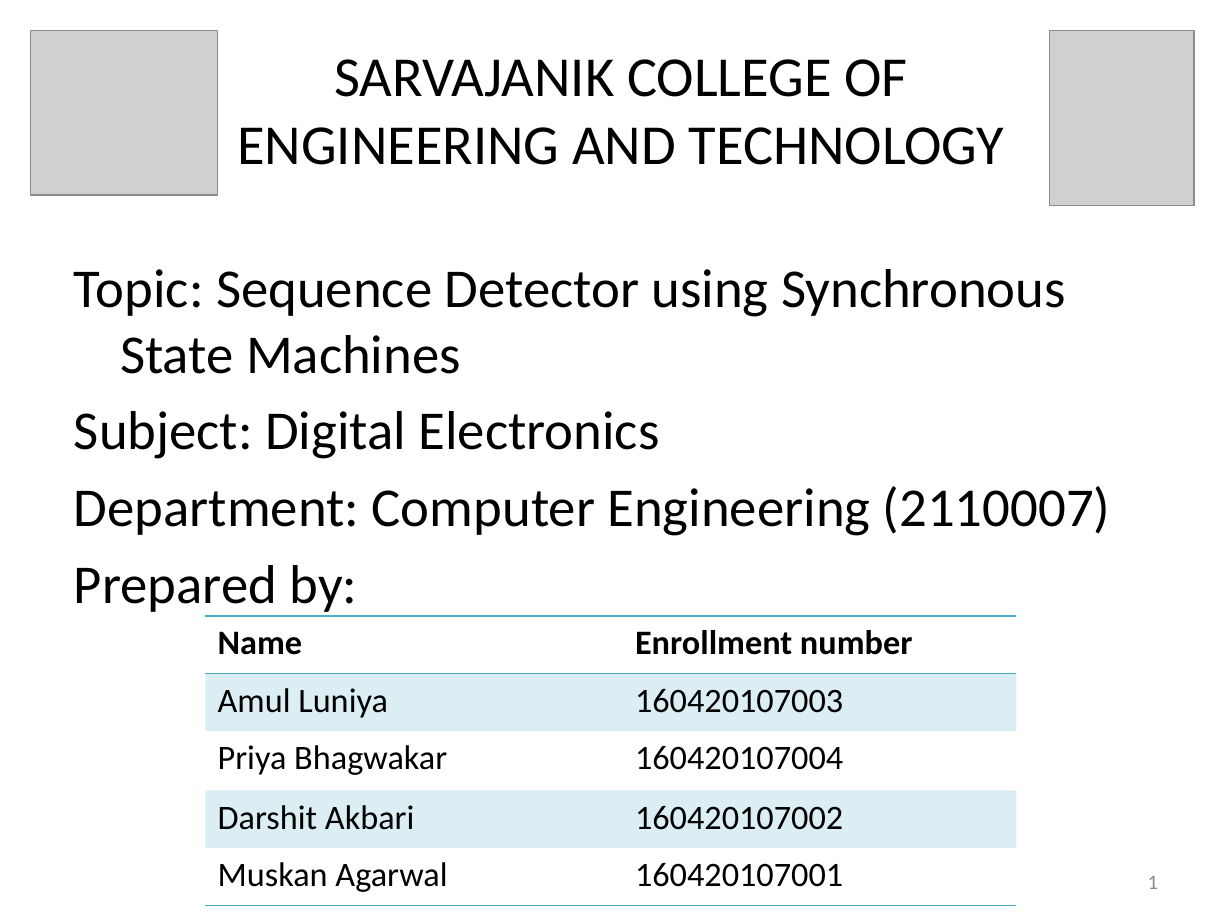
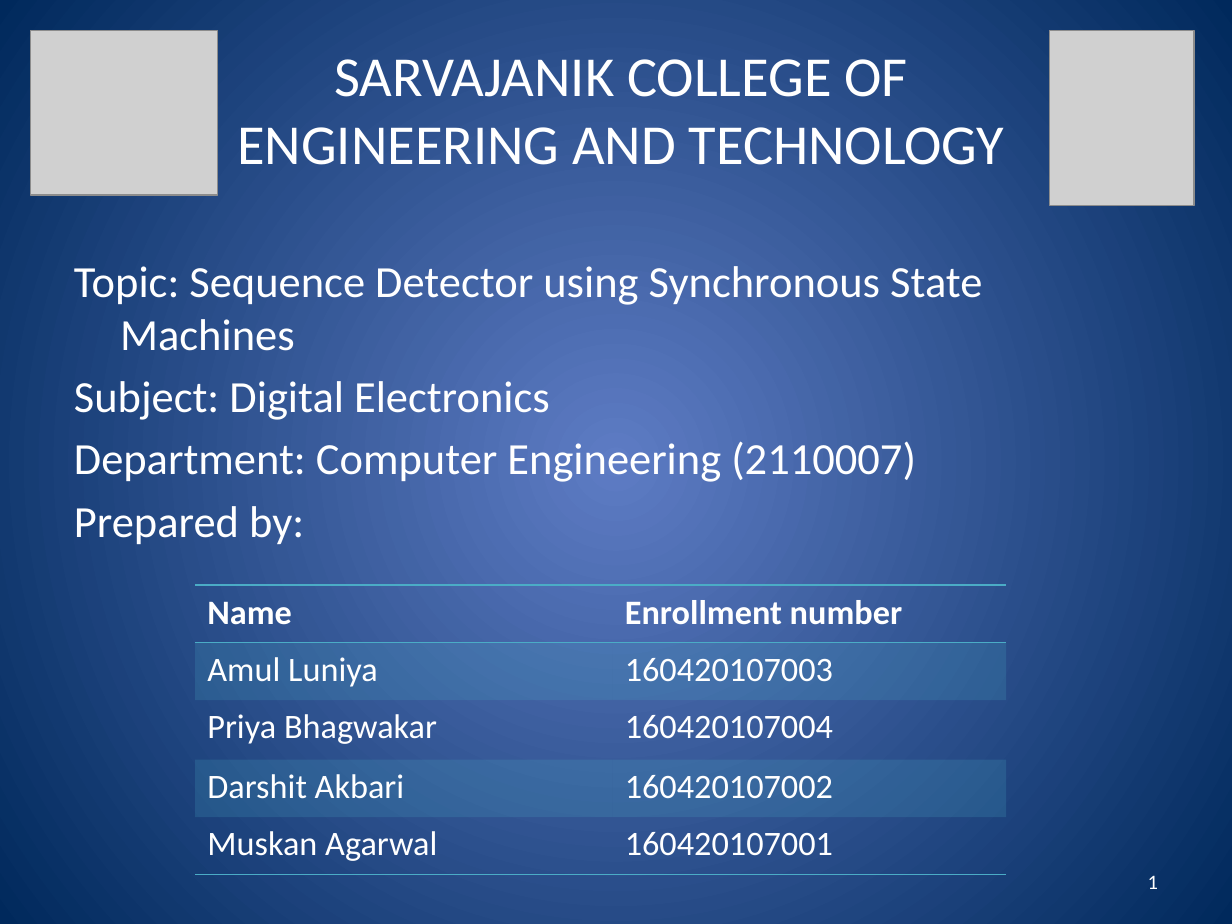
Before and after one commit to Amul01/Presentations, a slide deck: slide 1 of SDuSSM.pptx. Drawn at 1232x924 pixels with LibreOffice and Linux fonts; fonts in the diff are those of the drawing; grey boxes stand for pictures. Boxes give left, top, right and bottom in pixels: in the first picture for what was removed or moved away, otherwise in the second. Text is boxed around its words. In the diff, an @@ line names an element or a change of style, - is before the commit and + after.

```diff
--- a/SDuSSM.pptx
+++ b/SDuSSM.pptx
@@ background #FFFFFF to gradient #5E7CC5 to #00295C @@
@@ title "SARVAJANIK COLLEGE OF ENGINEERING AND ..." at [237,59,1005,165]: text colour #000000 to #FFFFFF @@
@@ text "Topic: Sequence Detector using Synchronous ..." at [74,266,982,544]: size 32 to 26 pt, text colour #000000 to #FFFFFF; less space between paragraphs @@
@@ table at [195,585,1005,875] @@
@@ text colour #000000 to #FFFFFF @@
@@ table: place and size @@
-table at [206,616,1016,906]
+table at [195,585,1005,875]
@@ page number at [1148,875,1158,889]: text colour #8C8C8C to #FFFFFF @@
```
Also in this commit, not shown: 4 other slides changed, 8 slides added.
